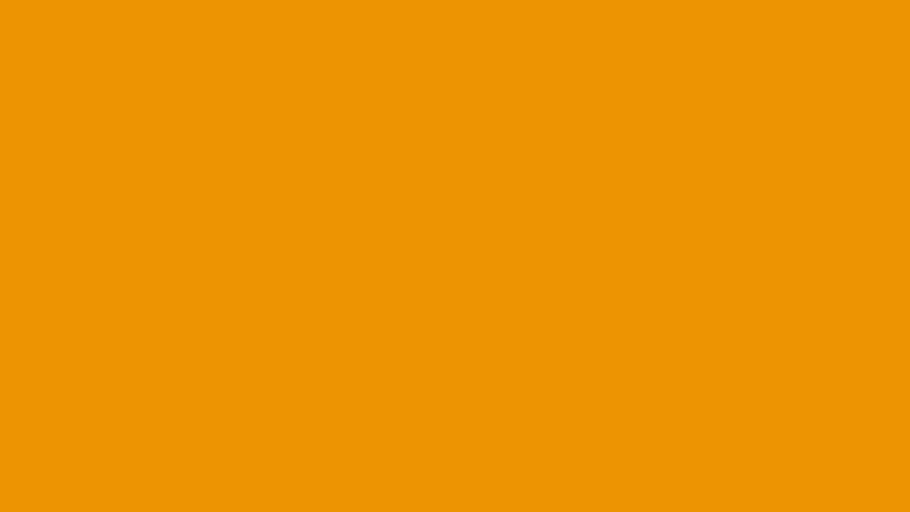
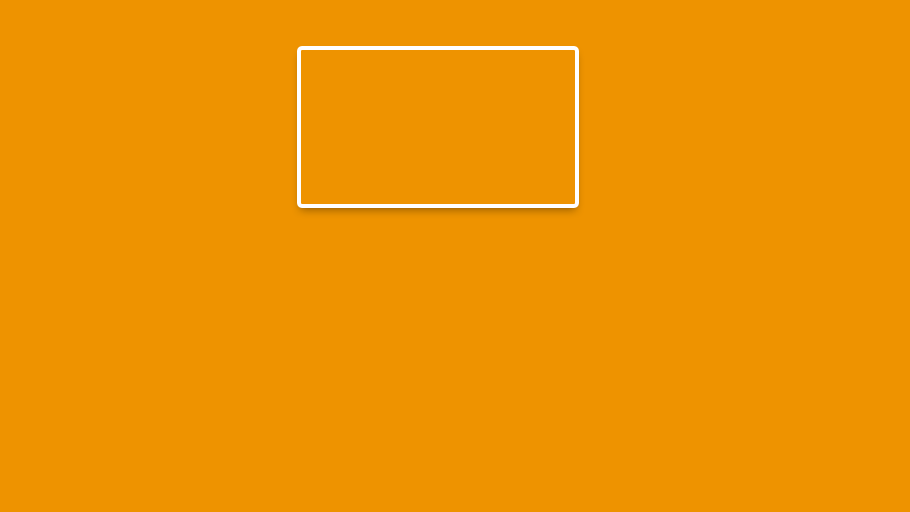
The second 910 × 512 image is a revision of the first. Changes to its layers:
showed group "button" (3 layers) over left=300, top=49, right=576, bottom=205
showed "poster_focus Kopie" (2nd of 4, in "button") over left=300, top=49, right=576, bottom=205
showed "poster_focus" (2nd of 4, in "button") over left=300, top=49, right=576, bottom=205
